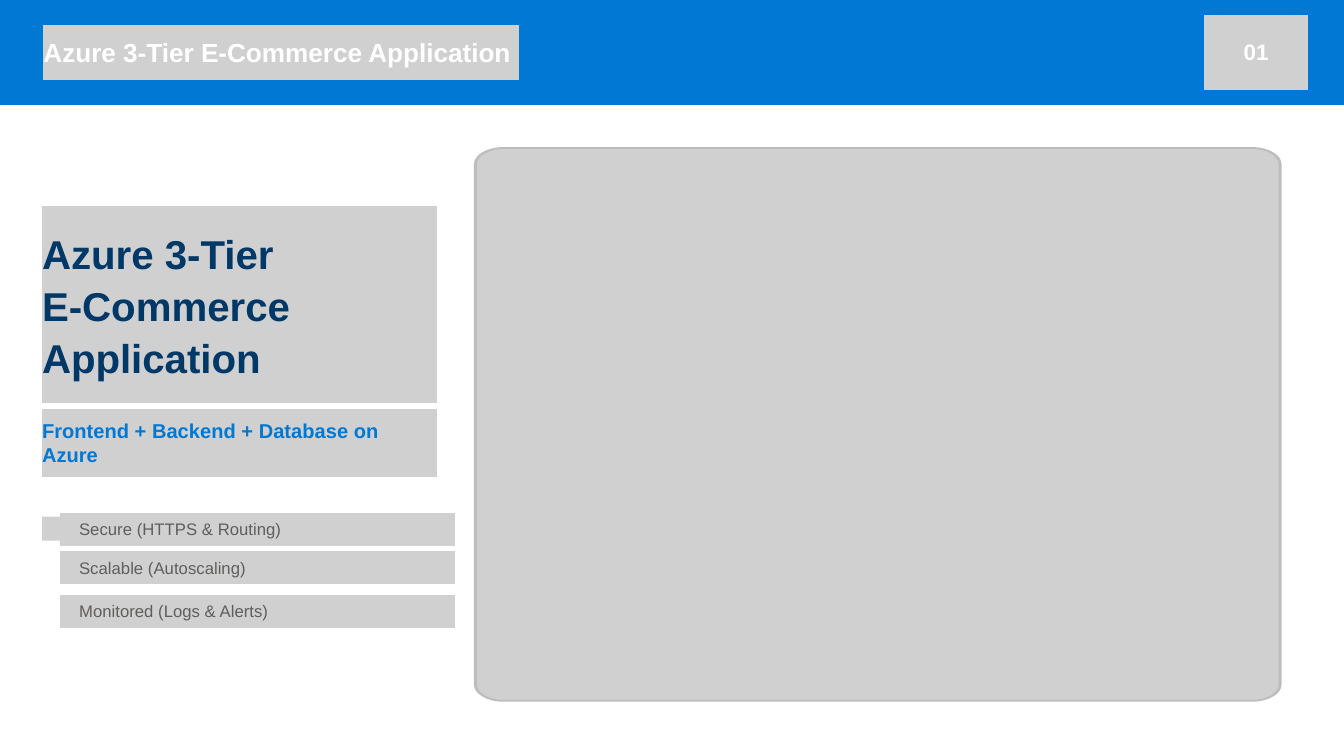
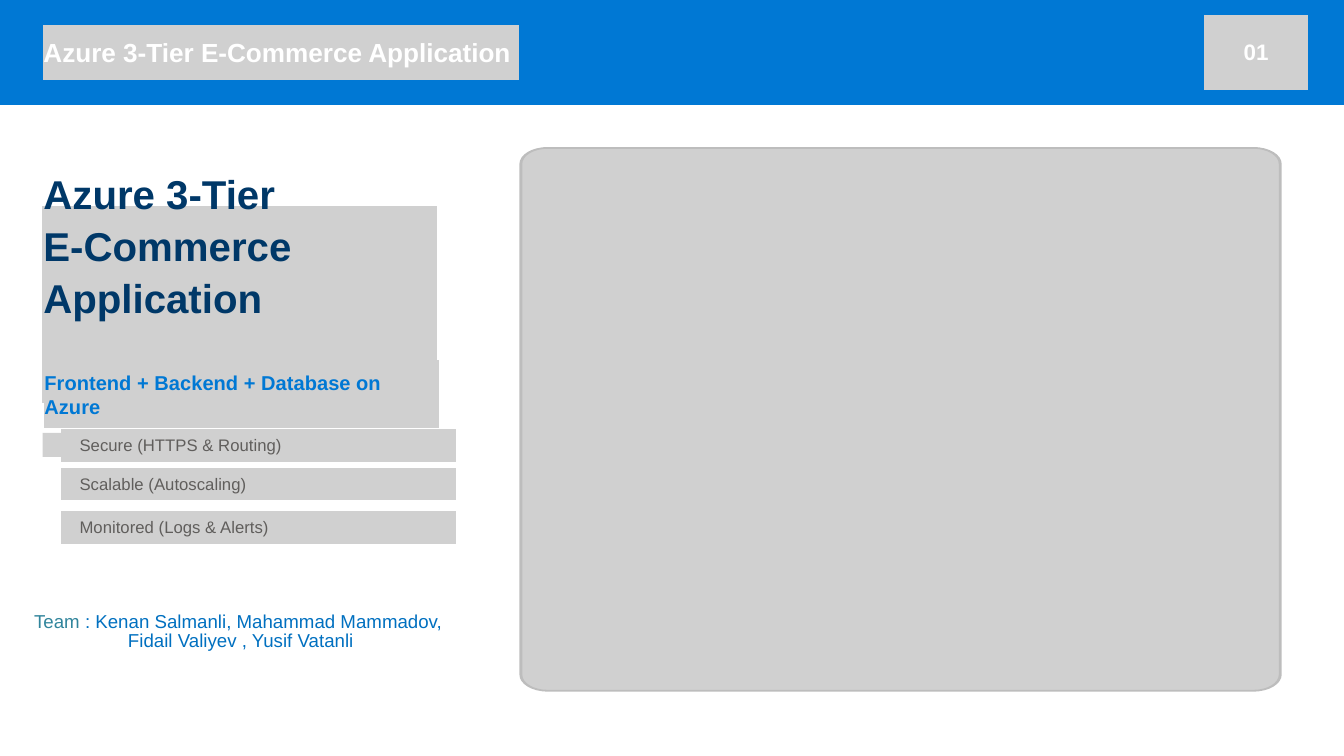
Before and after one commit to knn0508/team-5-project-1, a slide deck: slide 1 of Team-5-project-1/Project-1-Team-5.pptx. Drawn at 1344x756 pixels with LibreOffice and Linux fonts; fonts in the diff are those of the drawing; grey boxes stand for pictures; background and template pictures are left out. Boxes give left, top, right and bottom in pixels: in the first picture for what was removed or moved away, otherwise in the second. Text is boxed around its words. In the diff, an @@ line names an element or a change of style, - is before the commit and + after.

```diff
--- a/Team-5-project-1/Project-1-Team-5.pptx
+++ b/Team-5-project-1/Project-1-Team-5.pptx
@@ text "Azure 3-Tier": place and size @@
-text "Azure 3-Tier" at [42, 240, 290, 381]
+text "Azure 3-Tier" at [43, 178, 291, 321]
@@ freeform shape: place and size @@
-freeform shape at [474, 147, 1282, 702]
+freeform shape at [519, 147, 1282, 691]
@@ picture: place and size @@
-picture at [476, 148, 1280, 701]
+picture at [521, 148, 1280, 691]
@@ picture: place and size @@
-picture at [42, 409, 437, 476]
+picture at [44, 360, 439, 428]
@@ text "Frontend + Backend + Database ...": place and size @@
-text "Frontend + Backend + Database ..." at [42, 423, 379, 462]
+text "Frontend + Backend + Database ..." at [44, 375, 381, 414]
@@ 4 pictures, 3 texts: place and size @@
-4 pictures, 3 texts at [42, 513, 456, 628]
+4 pictures, 3 texts at [42, 429, 456, 544]
@@ text added at [34, 614, 441, 651], 20 pt, text #0070C0 @@
+Team : Kenan Salmanli, Mahammad Mammadov,
+Fidail Valiyev , Yusif Vatanli
```
Also in this commit, not shown: 3 other slides changed, 8 slides added, 1 other file.
